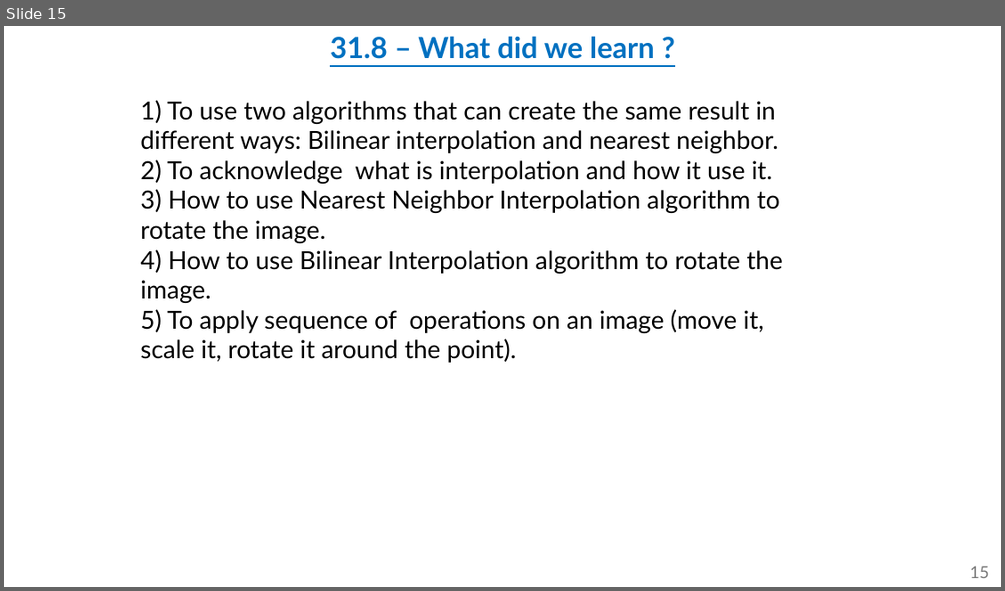
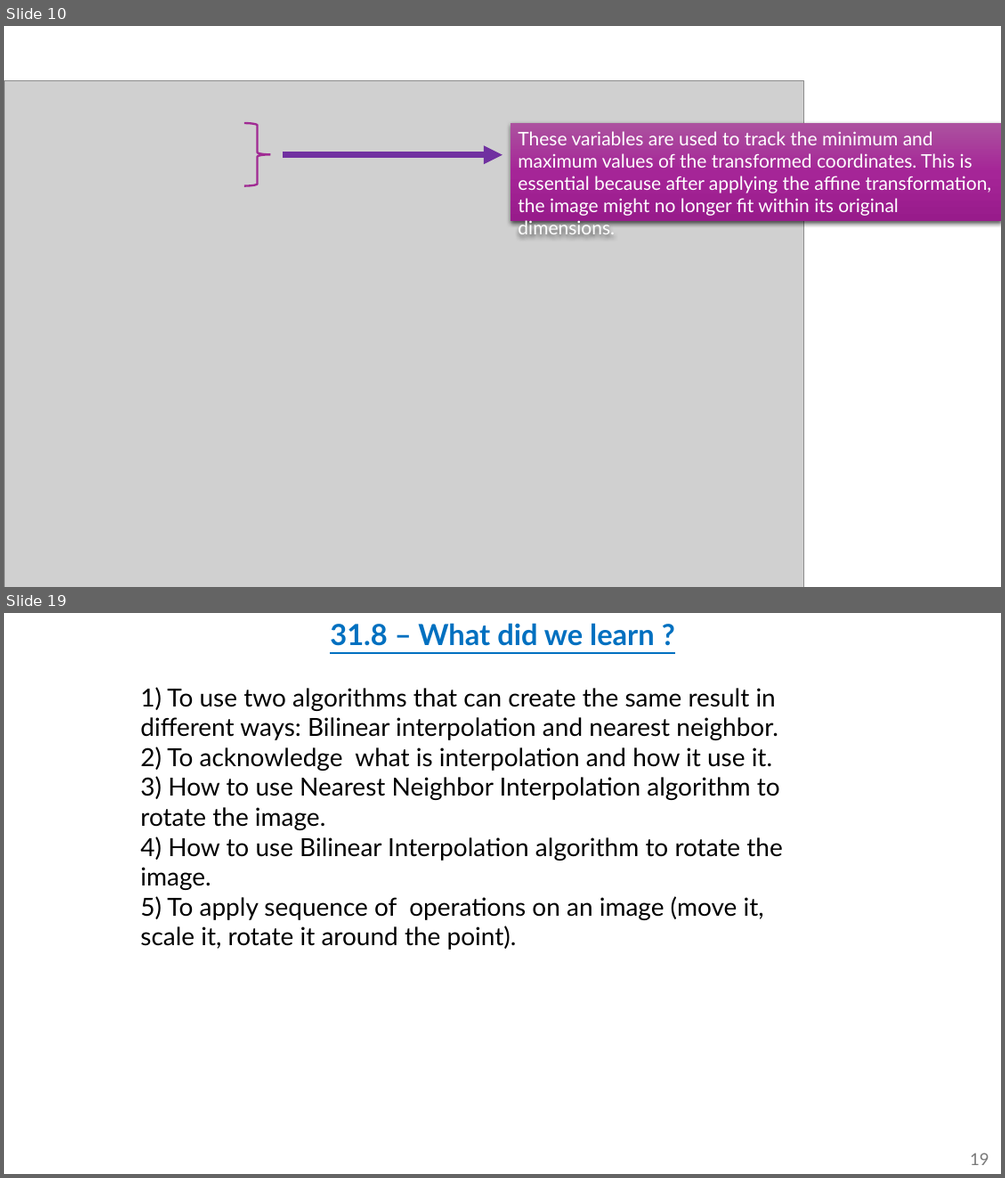
Before and after one commit to omripony/image-processing, a slide deck: labs/lab31-waiting for grade/version 2/1950-2210-7939-ImPr31-1.pptx. Shown one above the other, each under a label of ours: slide 15 before the commit, slides 10 and 19 after it; the slides between them are not shown. The pictures are 1005x591 and 1005x1178 pixels, drawn with LibreOffice and Linux fonts; fonts in the diff are those of the drawing; grey boxes stand for pictures. Boxes give left, top, right and bottom in pixels: in the first picture for what was removed or moved away, otherwise in the second. Text is boxed around its words. In the diff, an @@ line names an element or a change of style, - is before the commit and + after.

```diff
--- a/labs/lab31-waiting for grade/version 2/1950-2210-7939-ImPr31-1.pptx
+++ b/labs/lab31-waiting for grade/version 2/1950-2210-7939-ImPr31-1.pptx
@@ slide 10 added at [4, 26, 1001, 587], background #FFFFFF @@
@@ picture added at [4, 80, 803, 587] @@
@@ right brace added at [244, 123, 270, 186], outline #A02B93 2 pt @@
@@ rectangle added at [511, 123, 1001, 221], fill gradient #AC53A0 to #A62598 to #991C8B, 18 pt, text #FFFFFF @@
+These variables are used to track the minimum and maximum values of the transformed coordinates. This is essential because after applying the affine transformation, the image might no longer fit within its original dimensions.
@@ arrow added from (283, 155) to (502, 155), #7030A0 6 pt @@
@@ what was slide 15 is now slide 19 @@
@@ page number at [970, 1152, 989, 1165]: text changed @@
-15
+19
```
Also in this commit, not shown: 4 slides changed, 8 other slides added, 5 slides removed, 33 other files.
